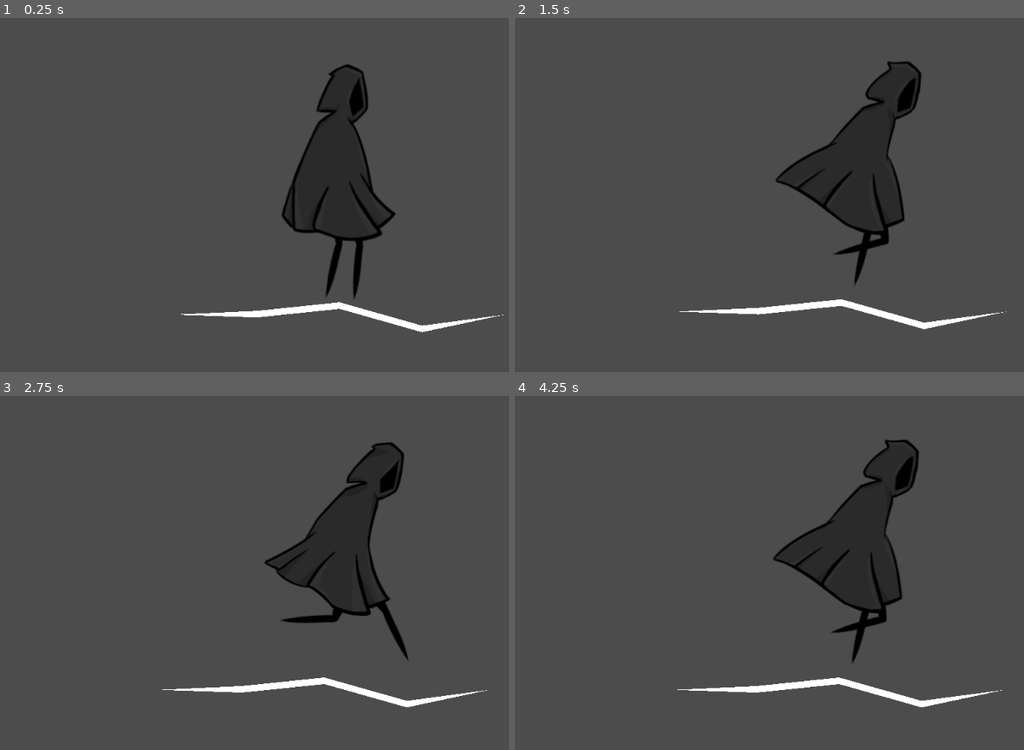
Above: before the commit, frames 1-4 (two rows, left to right).
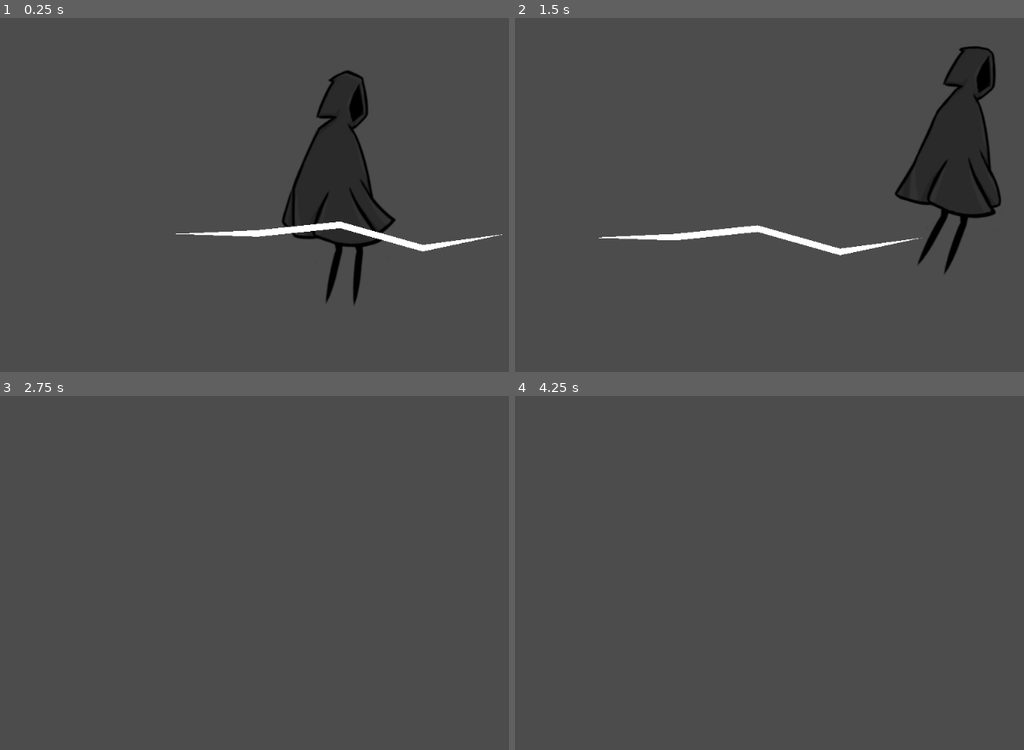
Above: after the commit, the same moments.

Repository: tufteddeer/kintsugi
Game: Godot game, scene res://level.tscn
Same seed, same stepped clock (60 frames per second), same inputs: the game is played once before the commit and once after it.
Inputs:
- Up to frame 1 (0.25 s): no input
- Up to frame 2 (1.5 s): hold D (right) from 0.53 s (still down); tap Space (jump) at 0.6, 0.77, 1.07, 1.35 s
- Up to frame 3 (2.75 s): tap Space (jump) at 1.52, 1.82, 2.1 s; release D (right) at 2.03 s; hold A (left) from 2.03 s (still down)
- Up to frame 4 (4.25 s): release A (left) at 2.78 s; hold D (right) from 2.78 s (still down); tap Space (jump) at 2.85, 3.02, 3.32, 3.6, 3.77, 4.07 s

The runs differ from the first frame. In frame 1, 3.8% of the frame differs, in the area x 34-100%, y 13-89%; in frame 2, 15%, in the area x 16-97%, y 7-89%; in frame 3, 7.5%; in frame 4, 7.9%.
Error before the commit: Invalid set index 'flip_h' (on base: 'null instance') with value of type 'bool'. (res://Player.gd:77)

Commit message:
add jump animation
Co-authored-by: flo0807 <flo0807@gmail.com>

Diff:
--- a/Player.tscn
+++ b/Player.tscn
@@ -1,17 +1,19 @@
-[gd_scene load_steps=10 format=2]
+[gd_scene load_steps=13 format=2]
 
 [ext_resource path="res://assets/character/character_move2.png" type="Texture" id=1]
 [ext_resource path="res://Player.gd" type="Script" id=2]
 [ext_resource path="res://assets/character/character_move1.png" type="Texture" id=3]
 [ext_resource path="res://assets/character/character_idle1.png" type="Texture" id=4]
 [ext_resource path="res://assets/character/character_idle2.png" type="Texture" id=5]
+[ext_resource path="res://assets/character/character_jump1.png" type="Texture" id=6]
+[ext_resource path="res://assets/character/character_jump2.png" type="Texture" id=7]
 
-[sub_resource type="Animation" id=4]
+[sub_resource type="Animation" id=1]
 resource_name = "idle"
 length = 0.6
 loop = true
 tracks/0/type = "value"
-tracks/0/path = NodePath("character_move2:texture")
+tracks/0/path = NodePath("character:texture")
 tracks/0/interp = 1
 tracks/0/loop_wrap = true
 tracks/0/imported = false
@@ -23,12 +25,28 @@
 "values": [ ExtResource( 4 ), ExtResource( 5 ) ]
 }
 
-[sub_resource type="Animation" id=1]
-resource_name = "moveLeft"
+[sub_resource type="Animation" id=5]
+resource_name = "jump"
+length = 0.2
+step = 0.01
+tracks/0/type = "value"
+tracks/0/path = NodePath("character:texture")
+tracks/0/interp = 1
+tracks/0/loop_wrap = true
+tracks/0/imported = false
+tracks/0/enabled = true
+tracks/0/keys = {
+"times": PoolRealArray( 0, 0.13 ),
+"transitions": PoolRealArray( 1, 1 ),
+"update": 1,
+"values": [ ExtResource( 6 ), ExtResource( 7 ) ]
+}
+
+[sub_resource type="Animation" id=2]
 length = 0.4
 loop = true
 tracks/0/type = "value"
-tracks/0/path = NodePath("character_move2:texture")
+tracks/0/path = NodePath("character:texture")
 tracks/0/interp = 1
 tracks/0/loop_wrap = true
 tracks/0/imported = false
@@ -40,7 +58,7 @@
 "values": [ ExtResource( 3 ), ExtResource( 1 ) ]
 }
 tracks/1/type = "value"
-tracks/1/path = NodePath("character_move2:flip_h")
+tracks/1/path = NodePath("character:flip_h")
 tracks/1/interp = 1
 tracks/1/loop_wrap = true
 tracks/1/imported = false
@@ -52,12 +70,11 @@
 "values": [ true ]
 }
 
-[sub_resource type="Animation" id=2]
-resource_name = "moveRight"
+[sub_resource type="Animation" id=3]
 length = 0.4
 loop = true
 tracks/0/type = "value"
-tracks/0/path = NodePath("character_move2:texture")
+tracks/0/path = NodePath("character:texture")
 tracks/0/interp = 1
 tracks/0/loop_wrap = true
 tracks/0/imported = false
@@ -69,7 +86,7 @@
 "values": [ ExtResource( 3 ), ExtResource( 1 ) ]
 }
 tracks/1/type = "value"
-tracks/1/path = NodePath("character_move2:flip_h")
+tracks/1/path = NodePath("character:flip_h")
 tracks/1/interp = 1
 tracks/1/loop_wrap = true
 tracks/1/imported = false
@@ -89,16 +106,17 @@
 jump_power = 250.0
 
 [node name="AnimationPlayer" type="AnimationPlayer" parent="."]
-anims/idle = SubResource( 4 )
-anims/moveLeft = SubResource( 1 )
-anims/moveRight = SubResource( 2 )
+anims/idle = SubResource( 1 )
+anims/jump = SubResource( 5 )
+anims/moveLeft = SubResource( 2 )
+anims/moveRight = SubResource( 3 )
 
-[node name="character_move2" type="Sprite" parent="."]
-texture = ExtResource( 4 )
+[node name="character" type="Sprite" parent="."]
+texture = ExtResource( 7 )
 
 [node name="CollisionShape2D" type="CollisionShape2D" parent="."]
 position = Vector2( -4.17614, 156.614 )
-shape = SubResource( 3 )
+shape = SubResource( 4 )
 
 [node name="Camera2D" type="Camera2D" parent="."]
 current = true
--- a/level.tscn
+++ b/level.tscn
@@ -7,10 +7,10 @@
 [node name="Node2D" type="Node2D"]
 
 [node name="Player" parent="." instance=ExtResource( 1 )]
-position = Vector2( 365, -4 )
+position = Vector2( 350, 84 )
 jump_power = 500.0
 
 [node name="platform" parent="." instance=ExtResource( 2 )]
 
 [node name="Crack" parent="." instance=ExtResource( 3 )]
-position = Vector2( 117, 214.94 )
+position = Vector2( 103, 182.94 )
Not shown: 1 places in Player.tscn that only renumber resources
